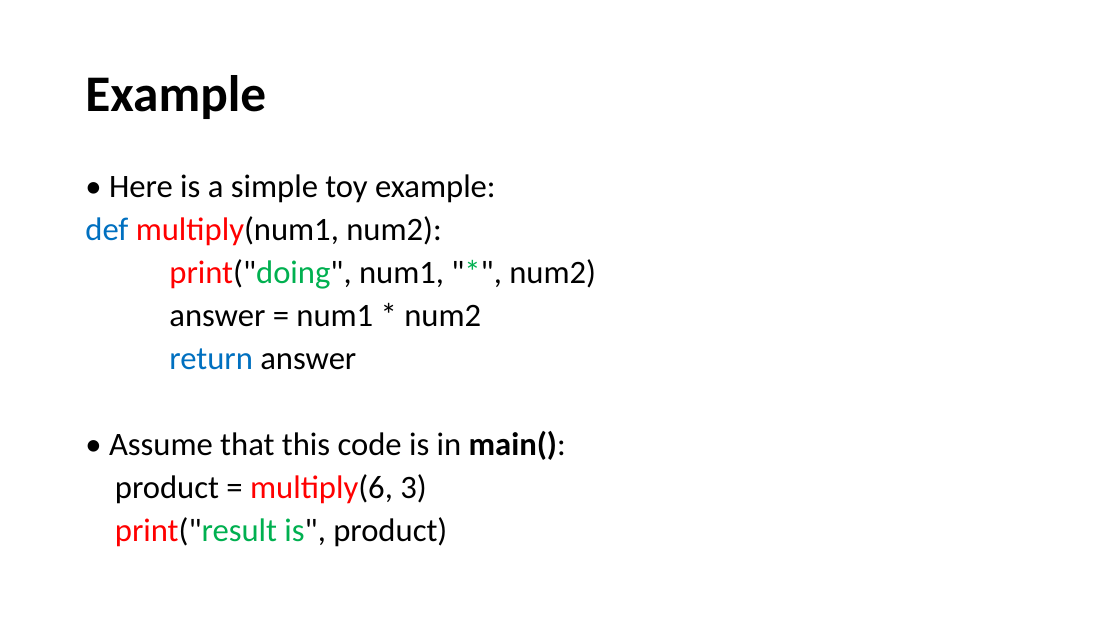
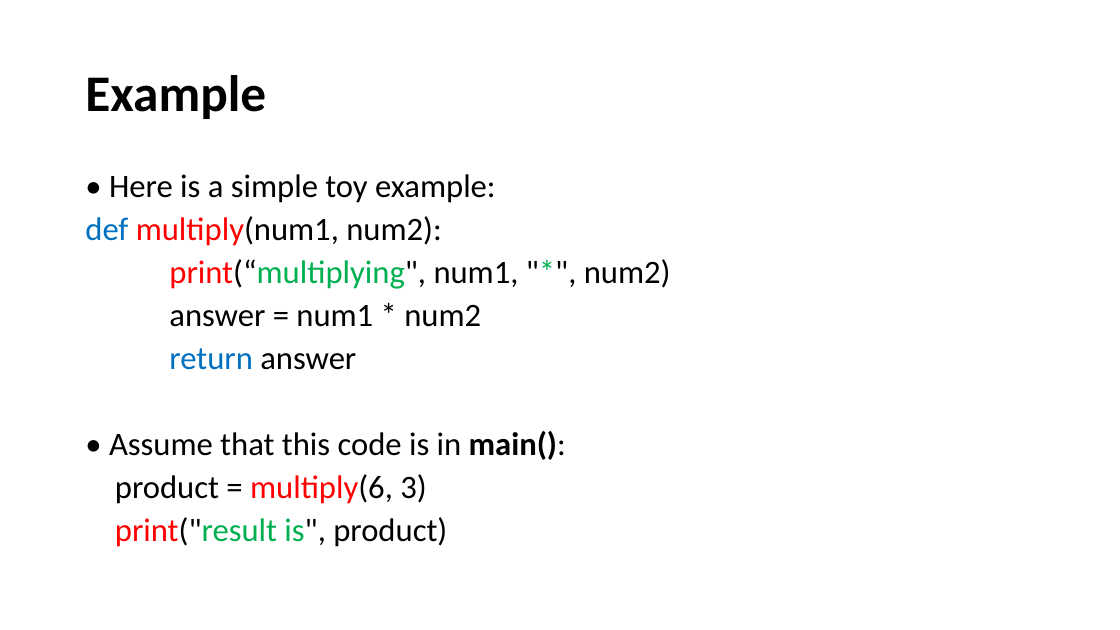
Before and after one commit to HKohin/Python-for-Upward-Bound-Program, a slide deck: slide 14 of PYTHON_11_Functions Part 2.pptx (slide 15 before the commit). Drawn at 1120x630 pixels with LibreOffice and Linux fonts; fonts in the diff are those of the drawing. Boxes give left, top, right and bottom in pixels: in the first picture for what was removed or moved away, otherwise in the second. Text is boxed around its words. In the diff, an @@ line names an element or a change of style, - is before the commit and + after.

```diff
--- a/PYTHON_11_Functions Part 2.pptx
+++ b/PYTHON_11_Functions Part 2.pptx
@@ text at <box>169,259,671,289</box>: text changed @@
-print("doing", num1, "*", num2)
+print(“multiplying", num1, "*", num2)
```
Also in this commit, not shown: 4 other slides changed, 1 slide removed.
